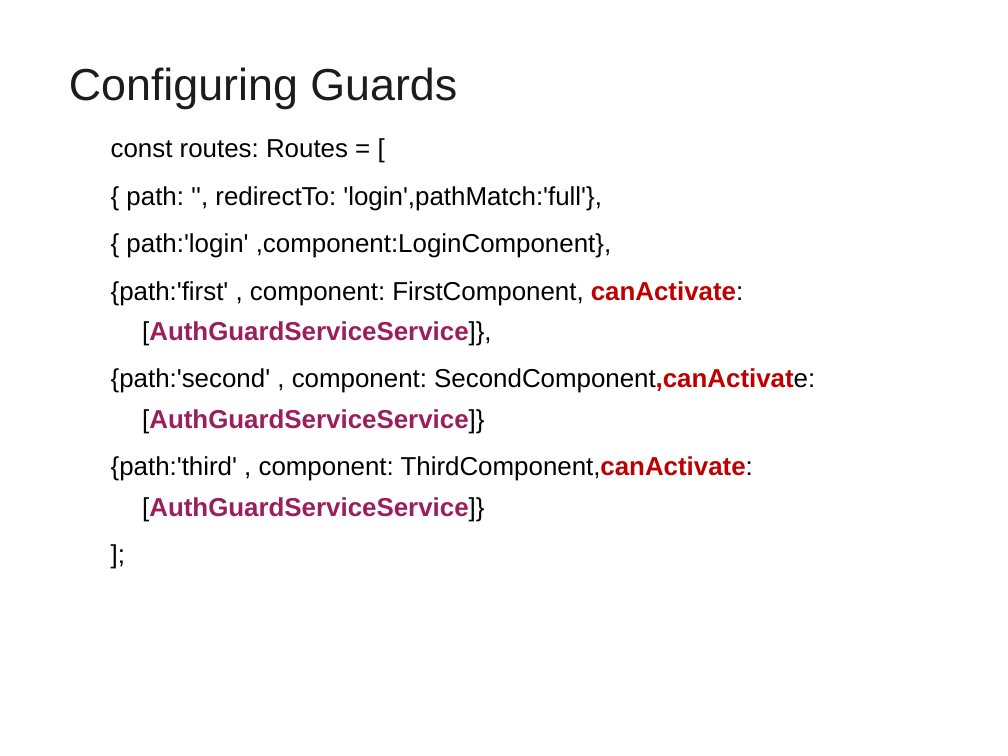
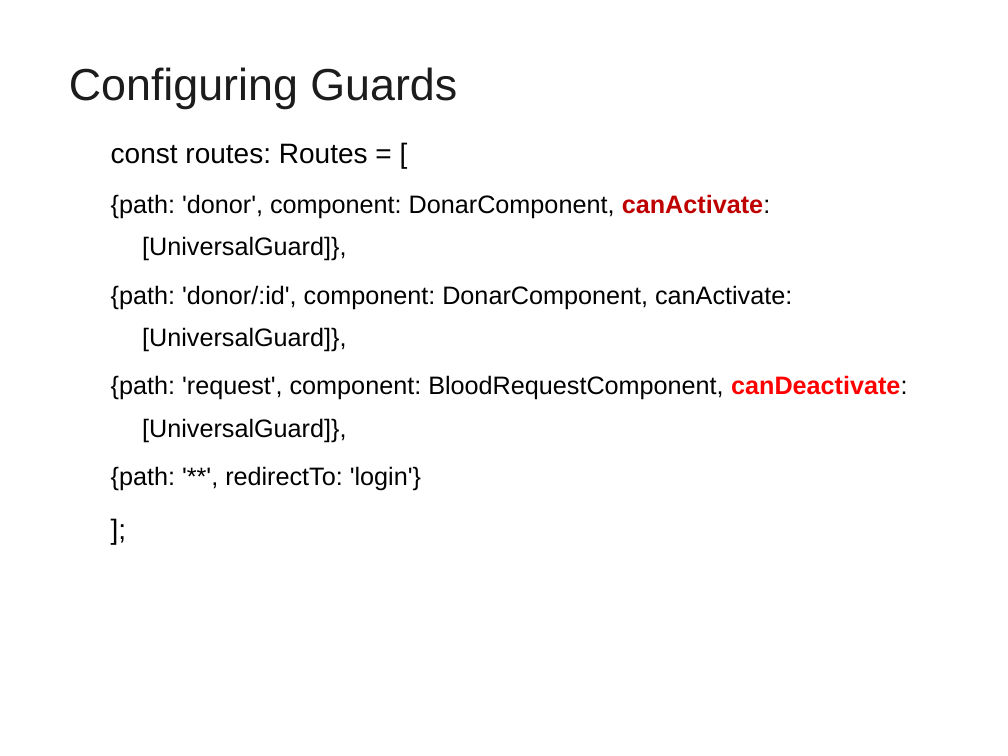
Before and after one commit to vatsank/angularExample, a slide deck: slide 84 of Angular_Module02.ppt (slide 86 before the commit). Drawn at 1008x756 pixels with LibreOffice and Linux fonts; fonts in the diff are those of the drawing; background and template pictures are left out. Boxes give left, top, right and bottom in pixels: in the first picture for what was removed or moved away, otherwise in the second. Text is boxed around its words. In the diff, an @@ line names an element or a change of style, - is before the commit and + after.

```diff
--- a/Angular_Module02.ppt
+++ b/Angular_Module02.ppt
@@ text at box(111, 143, 368, 164): size 18.5 to 20 pt in "const routes: Routes = [", "];"; line spacing 1.3 to 1.4 @@
@@ text at box(111, 194, 907, 491): text changed; size 18.5 to 18 pt @@
-  { path: '', redirectTo: 'login',pathMatch:'full'},
-  { path:'login' ,component:LoginComponent},
-  {path:'first' , component: FirstComponent, canActivate: [AuthGuardServiceService]},
-  {path:'second' , component: SecondComponent,canActivate: [AuthGuardServiceService]}
-  {path:'third' , component: ThirdComponent,canActivate: [AuthGuardServiceService]}
+  {path: 'donor', component: DonarComponent, canActivate: [UniversalGuard]},
+  {path: 'donor/:id', component: DonarComponent, canActivate: [UniversalGuard]},
+  {path: 'request', component: BloodRequestComponent, canDeactivate: [UniversalGuard]},
+  {path: '**', redirectTo: 'login'}
```
Also in this commit, not shown: 6 other slides changed, 4 slides added, 11 slides removed, 1 other file.
